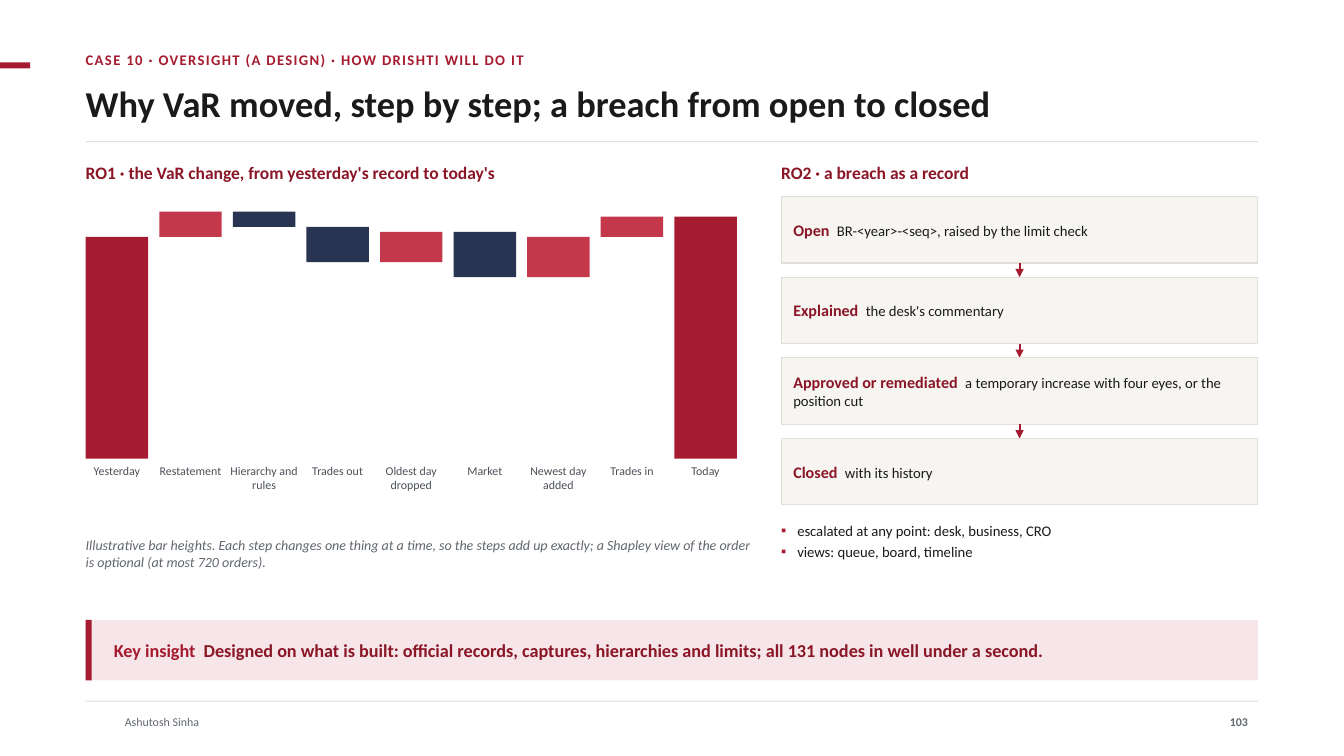
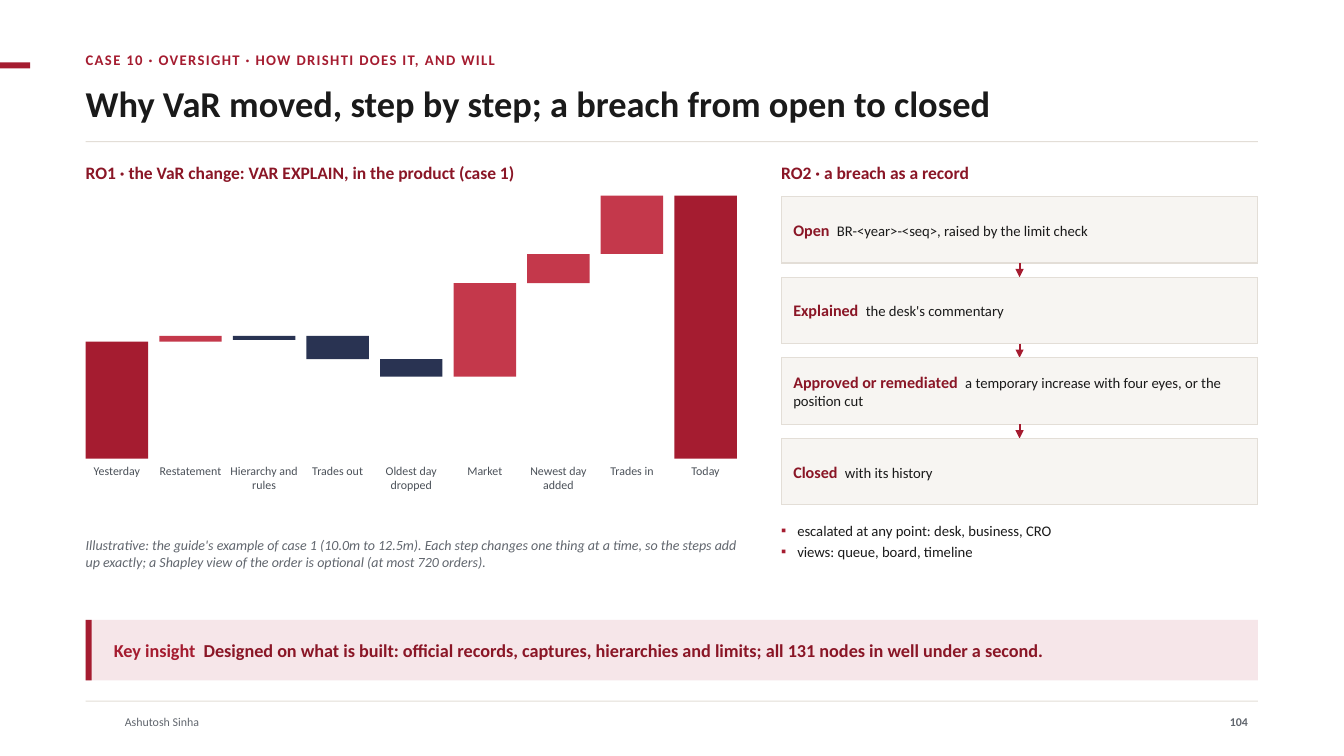
Before and after one commit to ajsinha/drishti, a slide deck: slide 104 of docs/publications/Drishti-Design-and-Evidence.pptx (slide 103 before the commit). Drawn at 1344x756 pixels with LibreOffice and Linux fonts; fonts in the diff are those of the drawing; background and template pictures are left out. Boxes give left, top, right and bottom in pixels: in the first picture for what was removed or moved away, otherwise in the second. Text is boxed around its words. In the diff, an @@ line names an element or a change of style, - is before the commit and + after.

Commit message:
Decks: the 1,000,000-position run after the memory work in every deck (one server at -Xmx6g, two dates in 2.2 GB of heap against 7.5 GB, 0.6-0.9 GB a date, RSS 6.9 GB against 17.2 GB, 183/138/124 req/s with no failure against 40/36/29, the bank minus a desk 0.20 s against 5.7 s, VaR identical to the dollar) as native charts and a before-and-after slide; Why VaR moved: one change at a time (the waterfall S0 to S7, illustrative figures, three views, the working, VAR EXPLAIN) in the VaR Engine deck and the Design-and-Evidence market-risk case; the memory model (ten dates, least recently used out, pinned month, quarter and year ends on New York and Toronto, refusals remembered) and the phone tiers in the VaR Engine deck; the memory model slide as built in Design-and-Evidence

```diff
--- a/docs/publications/Drishti-Design-and-Evidence.pptx
+++ b/docs/publications/Drishti-Design-and-Evidence.pptx
@@ text at (86,55,495,67): text changed @@
-CASE 10 · OVERSIGHT (A DESIGN) · HOW DRISHTI WILL DO IT
+CASE 10 · OVERSIGHT · HOW DRISHTI DOES IT, AND WILL
@@ text at (86,166,514,182): text changed @@
-RO1 · the VaR change, from yesterday's record to today's
+RO1 · the VaR change: VAR EXPLAIN, in the product (case 1)
@@ rectangle: place and size @@
-rectangle at (601,217,663,237)
+rectangle at (601,196,663,254)
@@ rectangle: place and size @@
-rectangle at (675,217,737,459)
+rectangle at (675,196,737,459)
@@ rectangle: place and size @@
-rectangle at (527,237,590,277)
+rectangle at (527,254,590,283)
@@ rectangle: place and size @@
-rectangle at (454,232,516,277)
+rectangle at (454,283,516,377)
@@ rectangle at (454,283,516,377): fill #293352 to #C4384B @@
@@ rectangle: place and size @@
-rectangle at (86,237,148,459)
+rectangle at (86,342,148,459)
@@ rectangle: place and size @@
-rectangle at (159,212,222,237)
+rectangle at (159,336,222,342)
@@ rectangle: place and size @@
-rectangle at (233,212,295,227)
+rectangle at (233,336,295,340)
@@ rectangle: place and size @@
-rectangle at (307,227,369,262)
+rectangle at (307,336,369,359)
@@ rectangle: place and size @@
-rectangle at (380,232,443,262)
+rectangle at (380,359,443,376)
@@ rectangle at (380,359,443,376): fill #C4384B to #293352 @@
@@ text at (86,540,737,569): text changed @@
-Illustrative bar heights. Each step changes one thing at a time, so the steps add up exactly; a Shapley view of the order is optional (at most 720 orders).
+Illustrative: the guide's example of case 1 (10.0m to 12.5m). Each step changes one thing at a time, so the steps add up exactly; a Shapley view of the order is optional (at most 720 orders).
@@ page number at (1230,718,1248,726): text changed @@
-103
+104
```
Also in this commit, not shown: 7 other slides changed, 2 slides added, 5 other files.
